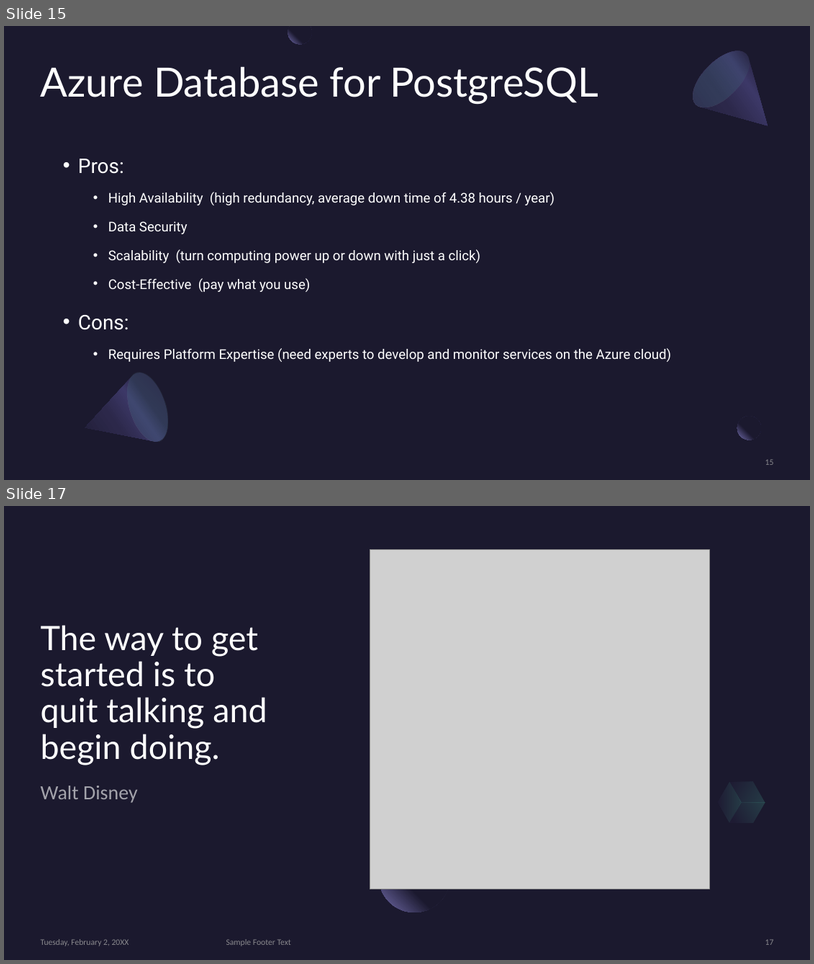
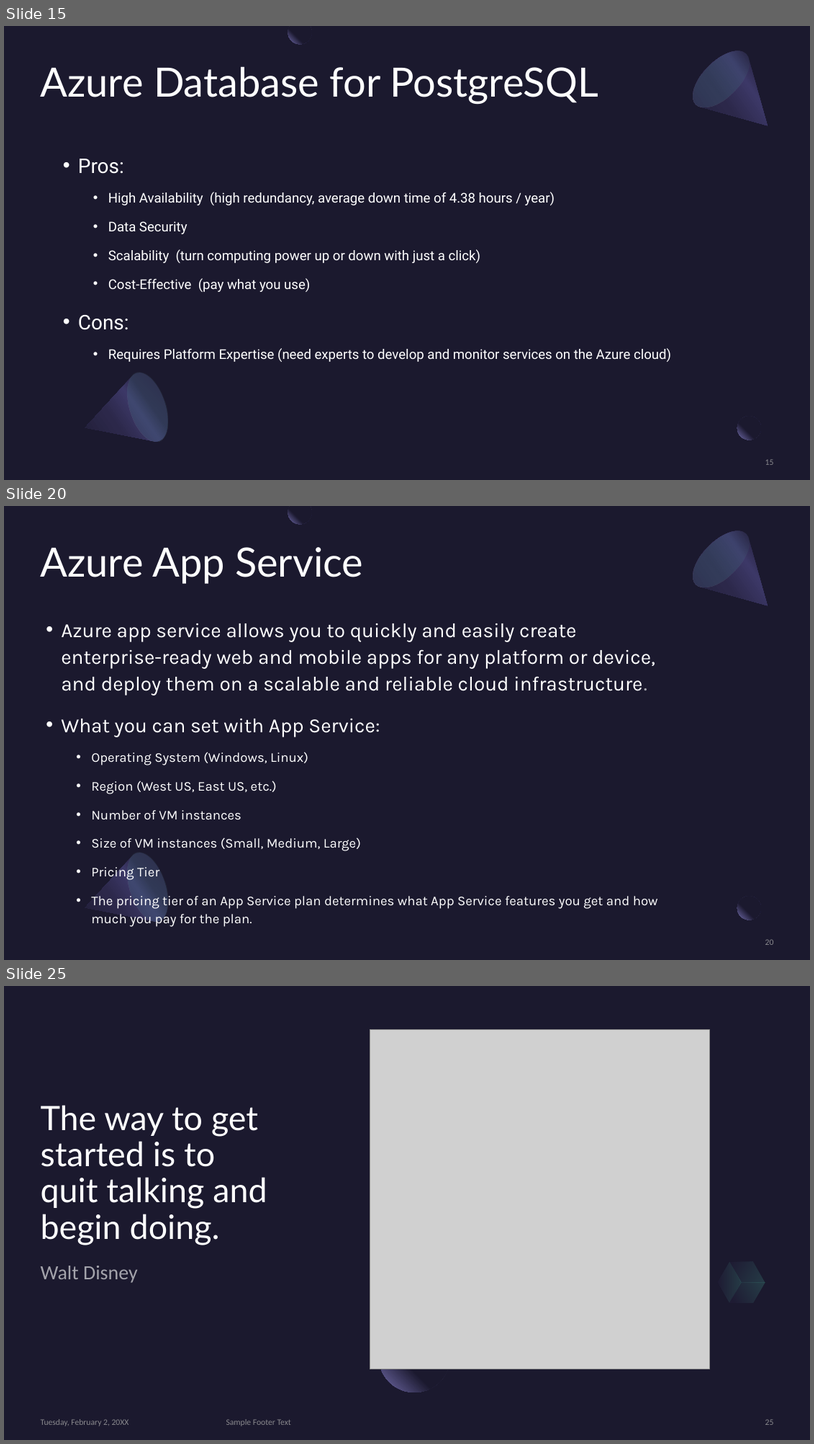
Before and after one commit to BrianChen0527/postgreSQL, a slide deck: MSFT_Azure/Microsoft Azure.pptx. Shown one above the other, each under a label of ours: slides 15 and 17 before the commit, slides 15, 20 and 25 after it; the slides between them are not shown. The pictures are 814x964 and 814x1444 pixels, drawn with LibreOffice and Linux fonts; fonts in the diff are those of the drawing; grey boxes stand for pictures. Boxes give left, top, right and bottom in pixels: in the first picture for what was removed or moved away, otherwise in the second. Text is boxed around its words. In the diff, an @@ line names an element or a change of style, - is before the commit and + after.

Commit message:
working on Azure presentation

```diff
--- a/MSFT_Azure/Microsoft Azure.pptx
+++ b/MSFT_Azure/Microsoft Azure.pptx
@@ slide 20 added at (4,506,810,960), background #1B192E; not listed: 2 template elements that a slide beside it also shows @@
@@ freeform shape added at (288,506,312,524), fill gradient #1B192E to #7771B2 @@
@@ freeform shape added at (684,521,793,631), fill gradient #2C284A to #3C3867 to #1B192E @@
@@ ellipse added at (684,521,759,597), fill gradient #454075 to #5BEFC1 @@
@@ title added at (41,547,363,584), 48 pt, text #FFFFFF @@
+Azure App Service
@@ text added at (61,623,658,926), 16 pt, text #FFFFFF @@
+• Azure app service allows you to quickly and easily create enterprise-ready web and mobile apps for any platform or device, and deploy them on a scalable and reliable cloud infrastructure.
+• What you can set with App Service:
+  • Operating System (Windows, Linux)
+  • Region (West US, East US, etc.)
+  • Number of VM instances
+  • Size of VM instances (Small, Medium, Large)
+  • Pricing Tier
+  • The pricing tier of an App Service plan determines what App Service features you get and how much you pay for the plan.
@@ freeform shape added at (74,847,176,942), fill gradient #2C284A to #3C3867 to #1B192E @@
@@ ellipse added at (120,847,176,926), fill gradient #454075 to #5BEFC1 @@
@@ page number added at (766,939,774,944), 10 pt, text #A6A6A6 at 80% opacity @@
+20
@@ what was slide 17 is now slide 25 @@
@@ page number at (766,1419,774,1424): text changed @@
-17
+25
```
Also in this commit, not shown: 2 slides changed, 8 other slides added, 1 slide removed, 1 other file.
